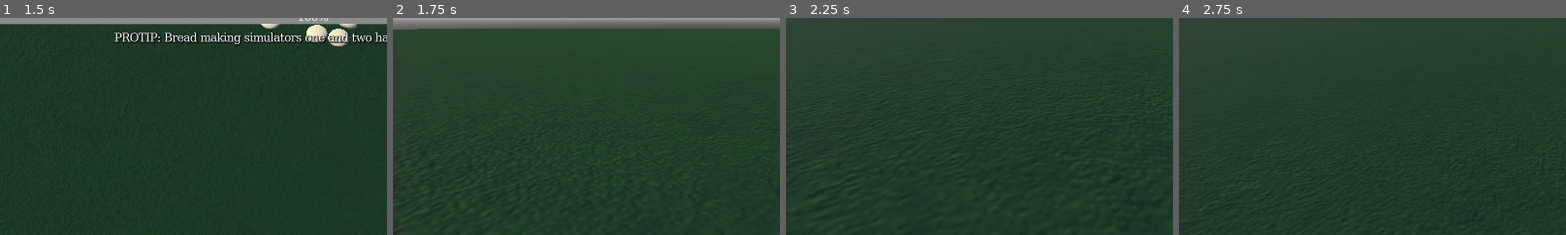
Above: before the commit, frames 1-4 (left to right).
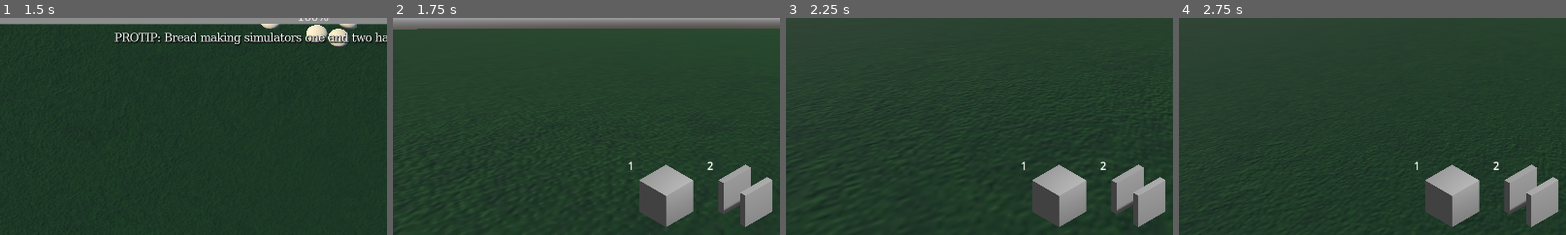
Above: after the commit, the same moments.

Repository: rwilliaise/bread-making-simulator
Game: Godot game, scene res://scenes/main_menu.tscn
The game is run twice, just before and just after one commit, with the same random seed, the same clock (stepped at 60 frames per second) and the same inputs.
Inputs (mouse positions are % of the whole screen's width and height, from its top left):
- Up to frame 1 (1.5 s): click "play the game" at 0.5 s; tap Enter at 1.25 s; move the mouse to (72, 45) at 1.27 s; hold D (strafe_right) from 1.28 s (still down); click (72, 45) at 1.35 s
- Up to frame 2 (1.75 s): keep holding D (strafe_right); tap Space (move_jump) at 1.52 s; tap 1 (hotbar_select, bound only after the commit) at 1.55 s
- Up to frame 3 (2.25 s): move the mouse to (45, 50) at 2.02 s; release D (strafe_right) at 2.03 s; hold W (move_forward) from 2.03 s (still down); tap 1 (hotbar_select, bound only after the commit) at 2.1 s
- Up to frame 4 (2.75 s): keep holding W (move_forward); tap Space (move_jump) at 2.27 s; tap 2 at 2.3 s
The pictures show only the part of the screen within x 10-60%, y 50-100%; the shares and areas given below are measured in that part.

Frame 1 is identical in both runs. In frame 2, 5.7% of the frame differs, in the area x 60-98%, y 66-97%; in frame 3, 5.7%; in frame 4, 5.7%.

Commit message:
Finish up synthesizer + add hotbar

Diff:
--- a/project.godot
+++ b/project.godot
@@ -65,6 +65,26 @@
 "events": [Object(InputEventKey,"resource_local_to_scene":false,"resource_name":"","device":-1,"window_id":0,"alt_press …(182 unchanged characters)…
 ]
 }
+hotbar_select={
+"deadzone": 0.5,
+"events": [Object(InputEventKey,"resource_local_to_scene":false,"resource_name":"","device":-1,"window_id":0,"alt_pressed":false,"shift_pressed":false,"ctrl_pressed":false,"meta_pressed":false,"pressed":false,"keycode":0,"physical_keycode":49,"key_label":0,"unicode":49,"echo":false,"script":null)
+, Object(InputEventKey,"resource_local_to_scene":false,"resource_name":"","device":-1,"window_id":0,"alt_pressed":false,"shift_pressed":false,"ctrl_pressed":false,"meta_pressed":false,"pressed":false,"keycode":0,"physical_keycode":50,"key_label":0,"unicode":50,"echo":false,"script":null)
+, Object(InputEventKey,"resource_local_to_scene":false,"resource_name":"","device":-1,"window_id":0,"alt_pressed":false,"shift_pressed":false,"ctrl_pressed":false,"meta_pressed":false,"pressed":false,"keycode":0,"physical_keycode":51,"key_label":0,"unicode":51,"echo":false,"script":null)
+, Object(InputEventKey,"resource_local_to_scene":false,"resource_name":"","device":-1,"window_id":0,"alt_pressed":false,"shift_pressed":false,"ctrl_pressed":false,"meta_pressed":false,"pressed":false,"keycode":0,"physical_keycode":52,"key_label":0,"unicode":52,"echo":false,"script":null)
+, Object(InputEventKey,"resource_local_to_scene":false,"resource_name":"","device":-1,"window_id":0,"alt_pressed":false,"shift_pressed":false,"ctrl_pressed":false,"meta_pressed":false,"pressed":false,"keycode":0,"physical_keycode":53,"key_label":0,"unicode":53,"echo":false,"script":null)
+, Object(InputEventKey,"resource_local_to_scene":false,"resource_name":"","device":-1,"window_id":0,"alt_pressed":false,"shift_pressed":false,"ctrl_pressed":false,"meta_pressed":false,"pressed":false,"keycode":0,"physical_keycode":54,"key_label":0,"unicode":54,"echo":false,"script":null)
+, Object(InputEventKey,"resource_local_to_scene":false,"resource_name":"","device":-1,"window_id":0,"alt_pressed":false,"shift_pressed":false,"ctrl_pressed":false,"meta_pressed":false,"pressed":false,"keycode":0,"physical_keycode":55,"key_label":0,"unicode":55,"echo":false,"script":null)
+, Object(InputEventKey,"resource_local_to_scene":false,"resource_name":"","device":-1,"window_id":0,"alt_pressed":false,"shift_pressed":false,"ctrl_pressed":false,"meta_pressed":false,"pressed":false,"keycode":0,"physical_keycode":56,"key_label":0,"unicode":56,"echo":false,"script":null)
+, Object(InputEventKey,"resource_local_to_scene":false,"resource_name":"","device":-1,"window_id":0,"alt_pressed":false,"shift_pressed":false,"ctrl_pressed":false,"meta_pressed":false,"pressed":false,"keycode":0,"physical_keycode":57,"key_label":0,"unicode":57,"echo":false,"script":null)
+]
+}
+
+[layer_names]
+
+3d_physics/layer_1="static"
+3d_physics/layer_2="player"
+3d_physics/layer_3="bread"
+3d_physics/layer_4="nobread"
 
 [rendering]
 
--- /dev/null
+++ b/scenes/components/synthesizer_component.gd
@@ -0,0 +1,12 @@
+extends StaticBody3D
+
+@export var BREAD: PackedScene
+
+@export var active: bool
+
+func _on_timeout():
+	if active:
+		var bread = BREAD.instantiate()
+		var tree = get_tree()
+		tree.current_scene.add_child(bread)
+		bread.global_position = global_position
--- a/scenes/components/synthesizer_component.tscn
+++ b/scenes/components/synthesizer_component.tscn
@@ -1,9 +1,23 @@
-[gd_scene load_steps=2 format=3 uid="uid://bw2aqbipanjrs"]
+[gd_scene load_steps=5 format=3 uid="uid://bw2aqbipanjrs"]
 
-[ext_resource type="PackedScene" uid="uid://chxgio2f47ivx" path="res://models/synthesizer.blend" id="1_uhd4p"]
+[ext_resource type="Script" path="res://scenes/components/synthesizer_component.gd" id="1_tnyfl"]
+[ext_resource type="PackedScene" uid="uid://2ge7pa6nouda" path="res://scenes/entities/bread/bread.tscn" id="2_xojwg"]
+[ext_resource type="PackedScene" uid="uid://bjtimrmcxlke6" path="res://models/synthesizer.glb" id="3_0jbts"]
+
+[sub_resource type="BoxShape3D" id="BoxShape3D_k3okl"]
 
 [node name="SynthesizerComponent" type="StaticBody3D"]
+collision_layer = 8
+collision_mask = 8
+script = ExtResource("1_tnyfl")
+BREAD = ExtResource("2_xojwg")
 
-[node name="synthesizer" parent="." instance=ExtResource("1_uhd4p")]
+[node name="synthesizer" parent="." instance=ExtResource("3_0jbts")]
 
 [node name="CollisionShape3D" type="CollisionShape3D" parent="."]
+shape = SubResource("BoxShape3D_k3okl")
+
+[node name="Timer" type="Timer" parent="."]
+autostart = true
+
+[connection signal="timeout" from="Timer" to="." method="_on_timeout"]
--- a/scenes/entities/bread/bread.tscn
+++ b/scenes/entities/bread/bread.tscn
@@ -21,6 +21,8 @@
 albedo_color = Color(1, 0.890196, 0.65098, 1)
 
 [node name="Bread" type="RigidBody3D"]
+collision_layer = 4
+collision_mask = 5
 mass = 0.2
 physics_material_override = SubResource("PhysicsMaterial_8n6s5")
 
--- a/scenes/entities/player/block_library.gd
+++ b/scenes/entities/player/block_library.gd
@@ -4,6 +4,13 @@
 @export var HOVER_MATERIAL: Material
 
 @export var STRUCTURAL: PackedScene
+@export var SYNTHESIZER: PackedScene
+
+@onready
+var HOTBAR = {
+	KEY_1: STRUCTURAL,
+	KEY_2: SYNTHESIZER
+}
 
 @onready var CAST := $Cast
 @onready var CAMERA := $Camera
@@ -11,7 +18,7 @@
 @onready var VIEWPORT_CONTAINER = $CanvasLayer/SubViewportContainer
 @onready var VIEWPORT_CAMERA := $CanvasLayer/SubViewportContainer/SubViewport/ViewportCamera
 
-@onready var selected = STRUCTURAL
+@onready var selected = SYNTHESIZER
 @onready var selected_preview = selected.instantiate()
 
 var _hovered: Array[GeometryInstance3D] = []
@@ -26,15 +33,14 @@
 func _try_hover():
 	_clear_hovered()
 	if CAST.is_colliding() && is_instance_valid(CAST.get_collider()) && CAST.get_collider().is_in_group("component"):
-		for child in CAST.get_collider().get_children():
-			if child is GeometryInstance3D:
-				_hovered.push_back(child)
-				child.material_overlay = HOVER_MATERIAL
+		for child in CAST.get_collider().find_children("*", "GeometryInstance3D", true, false):
+			_hovered.push_back(child)
+			child.material_overlay = HOVER_MATERIAL
 
 func _ready():
 	VIEWPORT.add_child(selected_preview)
 
-func _input(event):
+func _input(event: InputEvent):
 	if event is InputEventMouseMotion && Input.is_action_pressed("component_break"):
 		_try_hover()
 	if Input.is_action_just_pressed("component_place"):
@@ -46,6 +52,15 @@
 				var component = selected.instantiate()
 				get_tree().current_scene.add_child(component)
 				component.global_position = (CAST.get_collision_point() + CAST.get_collision_normal() * 0.5).round()
+				if "active" in component:
+					component.active = true
+	if event is InputEventKey && Input.is_action_just_pressed("hotbar_select"):
+		if HOTBAR.has(event.keycode):
+			print(event.keycode)
+			selected = HOTBAR[event.keycode]
+			selected_preview.queue_free()
+			selected_preview = selected.instantiate()
+			VIEWPORT.add_child(selected_preview)
 
 func _process(_delta):
 	VIEWPORT_CAMERA.global_transform = CAMERA.global_transform
--- a/scenes/entities/player/player.tscn
+++ b/scenes/entities/player/player.tscn
@@ -1,10 +1,13 @@
-[gd_scene load_steps=15 format=3 uid="uid://df41op1j5b67q"]
+[gd_scene load_steps=18 format=3 uid="uid://df41op1j5b67q"]
 
 [ext_resource type="Script" path="res://scenes/entities/player/player.gd" id="1_31a86"]
 [ext_resource type="Script" path="res://scenes/entities/player/block_library.gd" id="2_y6upx"]
 [ext_resource type="PackedScene" uid="uid://cx7ifaiiqcg5s" path="res://scenes/components/structure_component.tscn" id="3_1tjy5"]
 [ext_resource type="Material" uid="uid://b3123jm7j2jc2" path="res://shaders/outline_material.tres" id="3_g4jer"]
 [ext_resource type="Shader" path="res://shaders/glitch.gdshader" id="4_ds5rr"]
+[ext_resource type="PackedScene" uid="uid://bw2aqbipanjrs" path="res://scenes/components/synthesizer_component.tscn" id="5_orh0u"]
+[ext_resource type="Texture2D" uid="uid://doir5p6ikgc28" path="res://textures/icon/structural.png" id="7_nlr33"]
+[ext_resource type="Texture2D" uid="uid://jsu52k2aihqn" path="res://textures/icon/synthesizer.png" id="8_euj5j"]
 
 [sub_resource type="CapsuleShape3D" id="CapsuleShape3D_1pqyx"]
 radius = 0.4
@@ -194,6 +197,8 @@
 
 [node name="Player" type="CharacterBody3D"]
 transform = Transform3D(1, 0, 0, 0, 1, 0, 0, 0, 1, 0, 0.9, 0)
+collision_layer = 2
+collision_mask = 11
 script = ExtResource("1_31a86")
 
 [node name="Collision" type="CollisionShape3D" parent="."]
@@ -204,11 +209,13 @@
 script = ExtResource("2_y6upx")
 HOVER_MATERIAL = ExtResource("3_g4jer")
 STRUCTURAL = ExtResource("3_1tjy5")
+SYNTHESIZER = ExtResource("5_orh0u")
 
 [node name="Camera" type="Camera3D" parent="Head"]
 
 [node name="Cast" type="RayCast3D" parent="Head"]
 target_position = Vector3(0, 0, -6)
+collision_mask = 9
 
 [node name="CanvasLayer" type="CanvasLayer" parent="Head"]
 
@@ -239,16 +246,37 @@
 transform = Transform3D(1, 0, 0, 0, 1, 0, 0, 0, 1, 0, 0.9, 0)
 
 [node name="HBoxContainer" type="HBoxContainer" parent="Head/CanvasLayer"]
-anchors_preset = 12
-anchor_top = 1.0
+anchors_preset = -1
+anchor_top = 0.9
 anchor_right = 1.0
 anchor_bottom = 1.0
+offset_top = -50.0
 grow_horizontal = 2
 grow_vertical = 0
 alignment = 1
 
 [node name="TextureRect" type="TextureRect" parent="Head/CanvasLayer/HBoxContainer"]
 layout_mode = 2
+texture = ExtResource("7_nlr33")
+expand_mode = 2
+
+[node name="Label" type="Label" parent="Head/CanvasLayer/HBoxContainer/TextureRect"]
+layout_mode = 0
+offset_right = 40.0
+offset_bottom = 23.0
+text = "1"
+
+[node name="TextureRect2" type="TextureRect" parent="Head/CanvasLayer/HBoxContainer"]
+layout_mode = 2
+texture = ExtResource("8_euj5j")
+expand_mode = 2
+
+[node name="Label" type="Label" parent="Head/CanvasLayer/HBoxContainer/TextureRect2"]
+layout_mode = 0
+offset_right = 40.0
+offset_bottom = 23.0
+text = "2
+"
 
 [node name="AnimationPlayer" type="AnimationPlayer" parent="."]
 autoplay = "RESET"
--- a/scenes/main_menu.tscn
+++ b/scenes/main_menu.tscn
@@ -34,6 +34,7 @@
 transform = Transform3D(1, 0, 0, 0, 1, 0, 0, 0, 1, 0, 20, 0)
 
 [node name="Ground" type="StaticBody3D" parent="."]
+collision_mask = 3
 
 [node name="CollisionShape3D" type="CollisionShape3D" parent="Ground"]
 shape = SubResource("WorldBoundaryShape3D_prj7q")
--- a/scenes/mortal_plane.tscn
+++ b/scenes/mortal_plane.tscn
@@ -15,6 +15,7 @@
 [node name="MortalPlane" type="Node3D"]
 
 [node name="Plane" type="StaticBody3D" parent="."]
+collision_mask = 3
 
 [node name="Collision" type="CollisionShape3D" parent="Plane"]
 shape = SubResource("BoxShape3D_yps1v")
Binary file added: models/synthesizer.glb
Not shown, added: models/synthesizer.glb.import
Binary file added: textures/icon/structural.png
Not shown, added: textures/icon/structural.png.import
Binary file added: textures/icon/synthesizer.png
Not shown, added: textures/icon/synthesizer.png.import
Not shown, changed: models/synthesizer.blend
Not shown, changed: models/synthesizer.blend1
